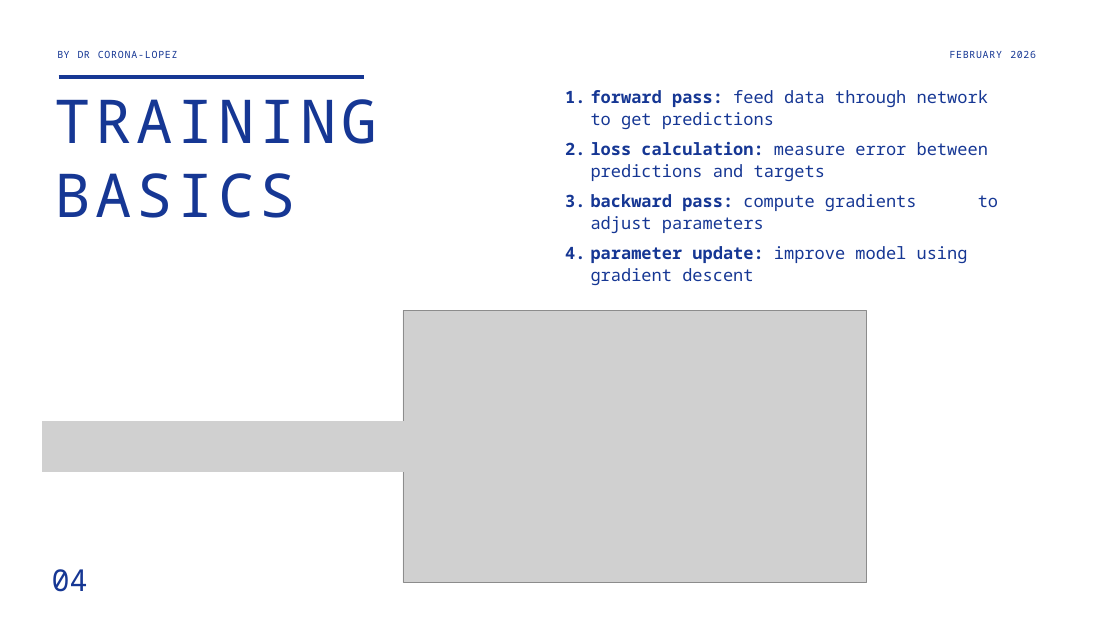
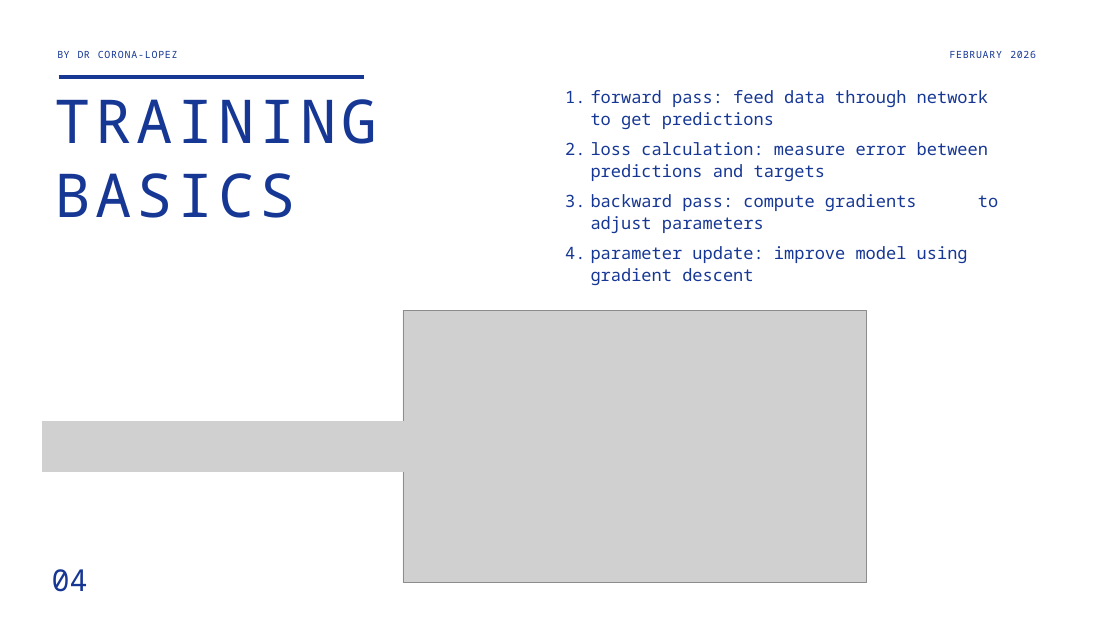
Before and after one commit to CLDiego/uom_fse_dl_workshop, a slide deck: slide 5 of slides/SE02.pptx. Drawn at 1120x630 pixels with LibreOffice and Linux fonts; fonts in the diff are those of the drawing; grey boxes stand for pictures. Boxes give left, top, right and bottom in pixels: in the first picture for what was removed or moved away, otherwise in the second. Text is boxed around its words. In the diff, an @@ line names an element or a change of style, - is before the commit and + after.

```diff
--- a/slides/SE02.pptx
+++ b/slides/SE02.pptx
@@ text "forward pass: feed data through ..." at (591,90,988,285): bold off in "forward pass:", "loss calculation:", "backward pass:", "parameter update:" @@
```
Also in this commit, not shown: 6 other slides changed, 3 other files.
